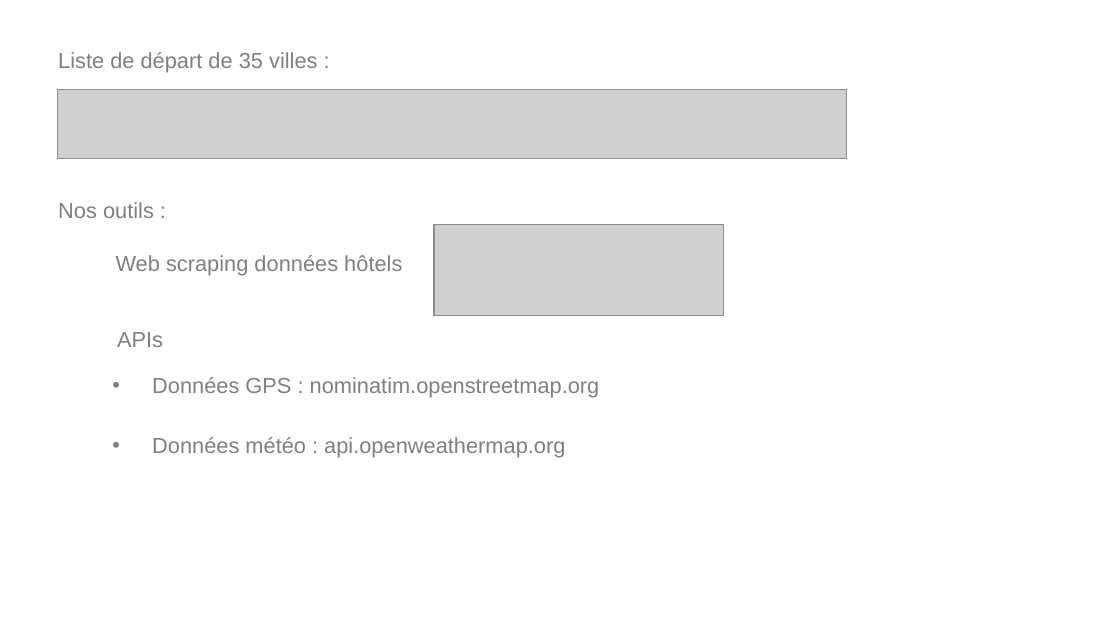
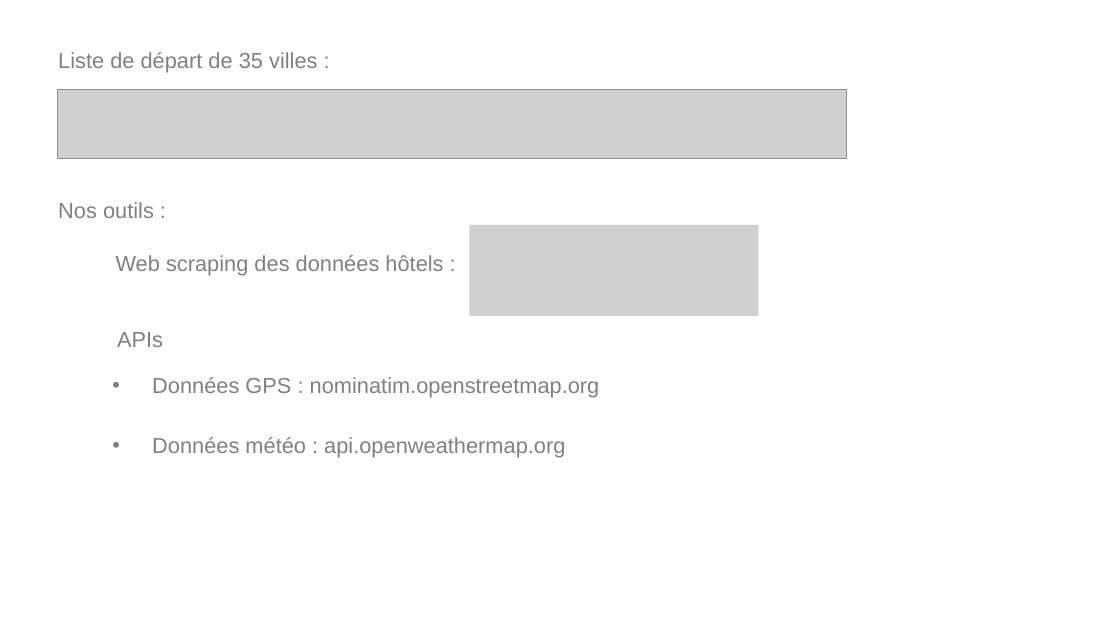
Before and after one commit to dourmiah/Kayak, a slide deck: slide 3 of Kayak_Presentation.odp. Drawn at 1120x630 pixels with LibreOffice and Linux fonts; fonts in the diff are those of the drawing; grey boxes stand for pictures. Boxes give left, top, right and bottom in pixels: in the first picture for what was removed or moved away, otherwise in the second. Text is boxed around its words. In the diff, an @@ line names an element or a change of style, - is before the commit and + after.

```diff
--- a/Kayak_Presentation.odp
+++ b/Kayak_Presentation.odp
@@ picture: place and size @@
-picture at [435,225,724,316]
+picture at [469,225,758,316]
@@ title at [116,255,443,275]: text changed @@
-Web scraping données hôtels
+Web scraping des données hôtels :
```
Also in this commit, not shown: 1 other slide changed, 2 slides added, 3 other files.
